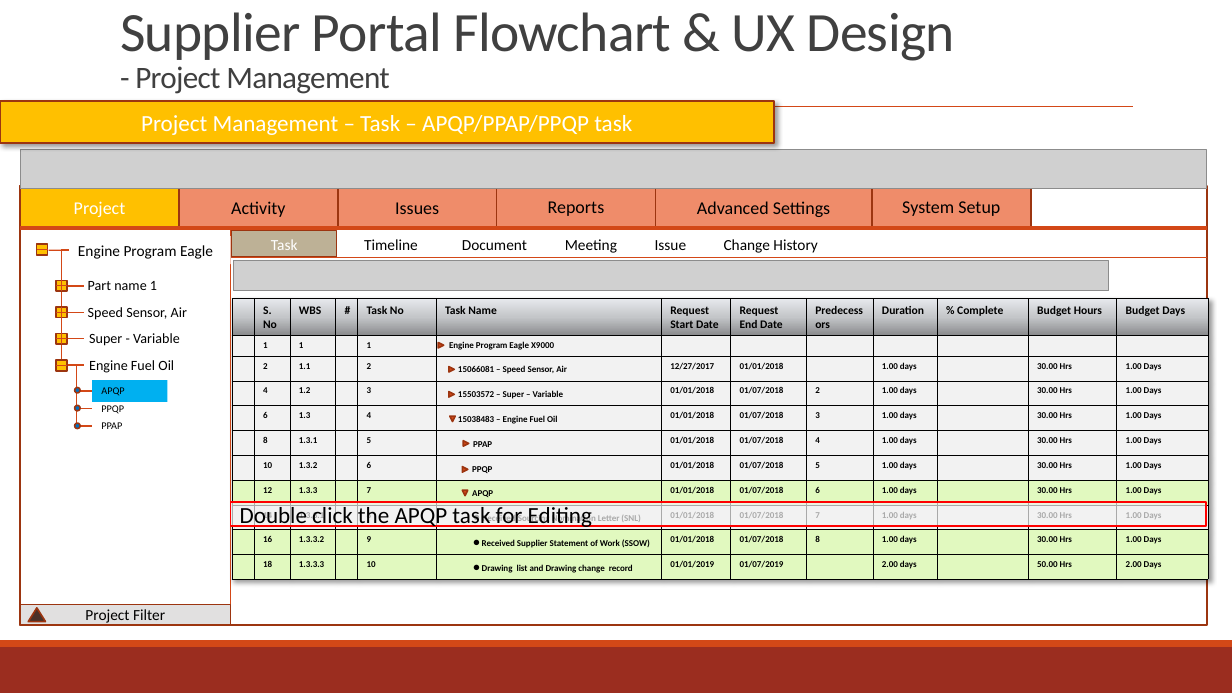
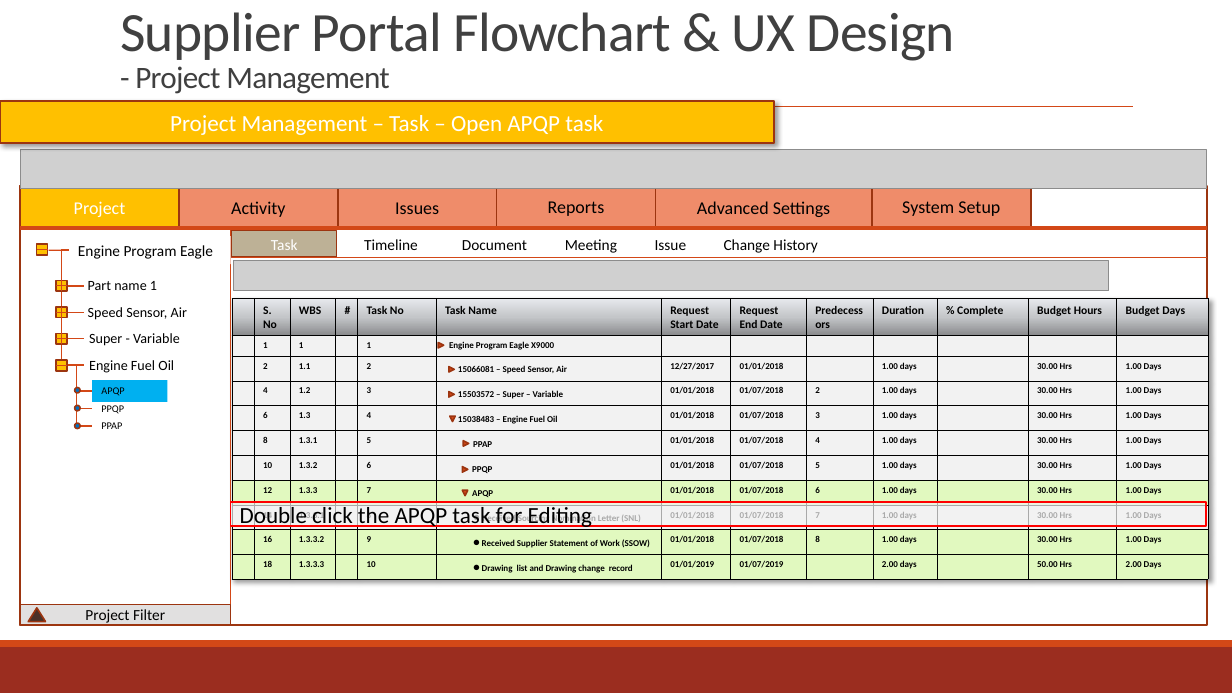
Before and after one commit to zyw9963/YFVE-supplier-portal, a slide deck: slide 110 of projects/YanFeng/02 System Design/User Stories/Flowcharts/Supplier FlowCharts & UX.pptx (slide 109 before the commit). Drawn at 1232x693 pixels with LibreOffice and Linux fonts; fonts in the diff are those of the drawing; grey boxes stand for pictures. Boxes give left, top, right and bottom in pixels: in the first picture for what was removed or moved away, otherwise in the second. Text is boxed around its words. In the diff, an @@ line names an element or a change of style, - is before the commit and + after.

```diff
--- a/projects/YanFeng/02 System Design/User Stories/Flowcharts/Supplier FlowCharts & UX.pptx
+++ b/projects/YanFeng/02 System Design/User Stories/Flowcharts/Supplier FlowCharts & UX.pptx
@@ text in rectangle at (x1=170, y1=115, x2=603, y2=135): text changed @@
-Project Management – Task – APQP/PPAP/PPQP task
+Project Management – Task – Open APQP task
```
Also in this commit, not shown: 15 other slides changed, 3 slides added, 1 slide removed, 3 other files.
